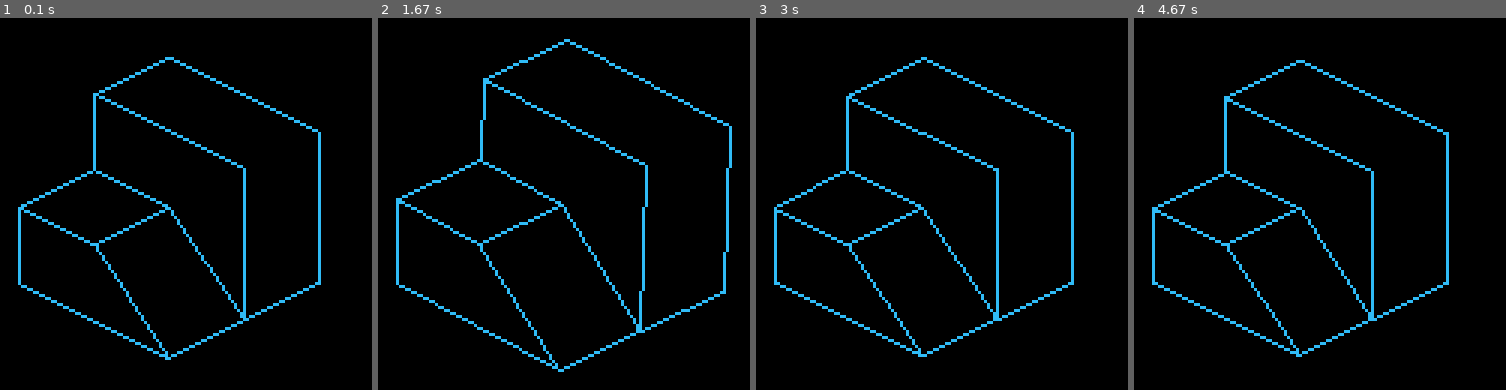
Above: before the commit, frames 1-4 (left to right).
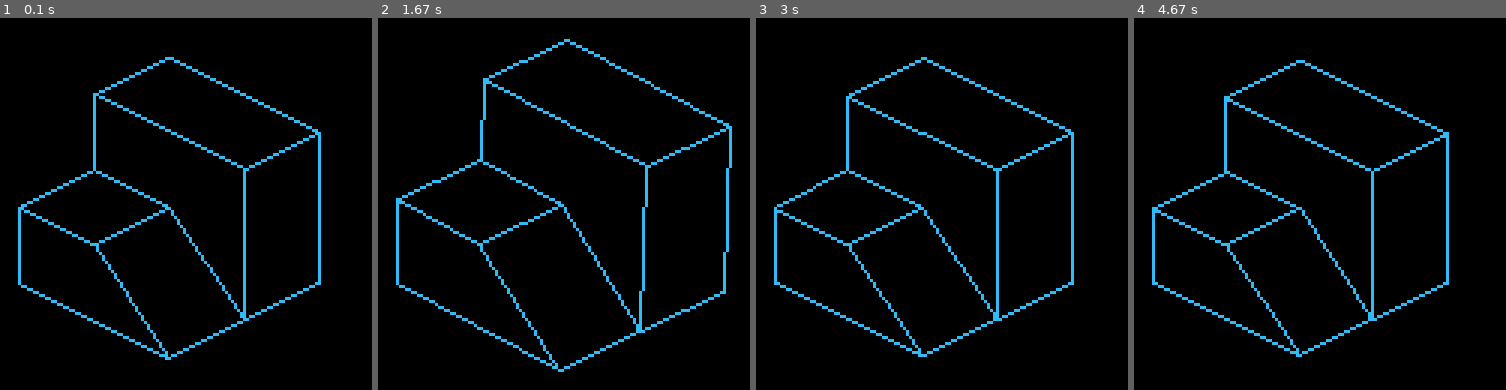
Above: after the commit, the same moments.

Repository: cdlavila/isometric-figure-with-pygame
Game: pygame game, started from main.py
The game is run twice, just before and just after one commit, with the same random seed, the same clock (stepped at 60 frames per second) and the same inputs.
Inputs:
- Up to frame 1 (0.1 s): no input
- Up to frame 2 (1.67 s): hold Right 0.33-0.8 s; hold Up 0.83-1.13 s; hold Right 1.17-1.63 s
- Up to frame 3 (3 s): hold Left 1.67-2.2 s; hold Down 2.23-2.53 s; hold Left 2.57-2.97 s
- Up to frame 4 (4.67 s): hold Up 3-3.37 s; hold Right 3.4-4.03 s; hold Down 4.07-4.43 s; hold Left from 4.47 s (still down)

The runs differ from the first frame. In frame 1, 0.2% of the frame differs, in the area x 66-86%, y 30-42%; in frame 2, 0.2%, in the area x 72-95%, y 29-41%; in frame 3, 0.2%; in frame 4, 0.2%.

Commit message:
Bug correegido

Diff:
--- a/Model/isometric_figure.py
+++ b/Model/isometric_figure.py
@@ -79,6 +79,7 @@
         # Connect the rest of points with lines
         pygame.draw.line(surface, self.__color, translatedPoints[3], translatedPoints[10])
         pygame.draw.line(surface, self.__color, translatedPoints[10], translatedPoints[7])
+        pygame.draw.line(surface, self.__color, translatedPoints[10], translatedPoints[5])
         pygame.draw.line(surface, self.__color, translatedPoints[2], translatedPoints[11])
         pygame.draw.line(surface, self.__color, translatedPoints[11], translatedPoints[7])
         pygame.draw.line(surface, self.__color, translatedPoints[11], translatedPoints[12])
Not shown, changed: README.md
